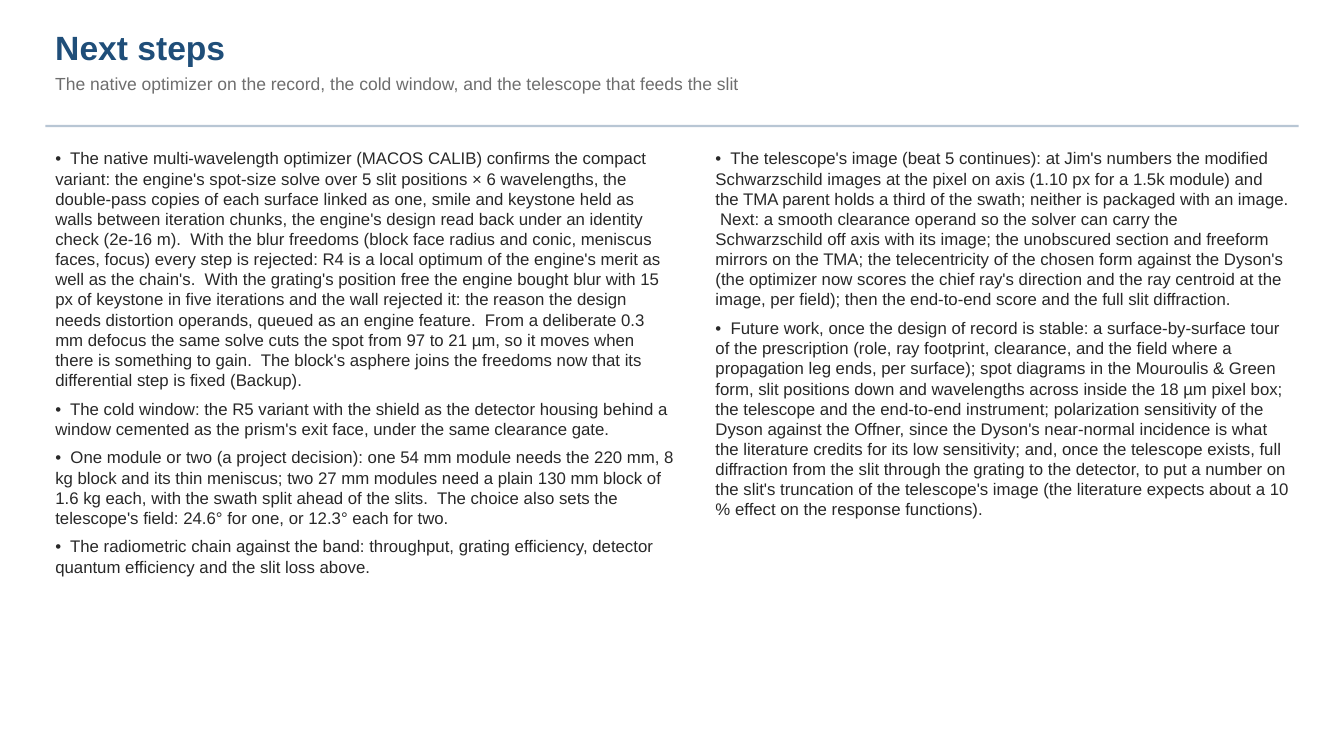
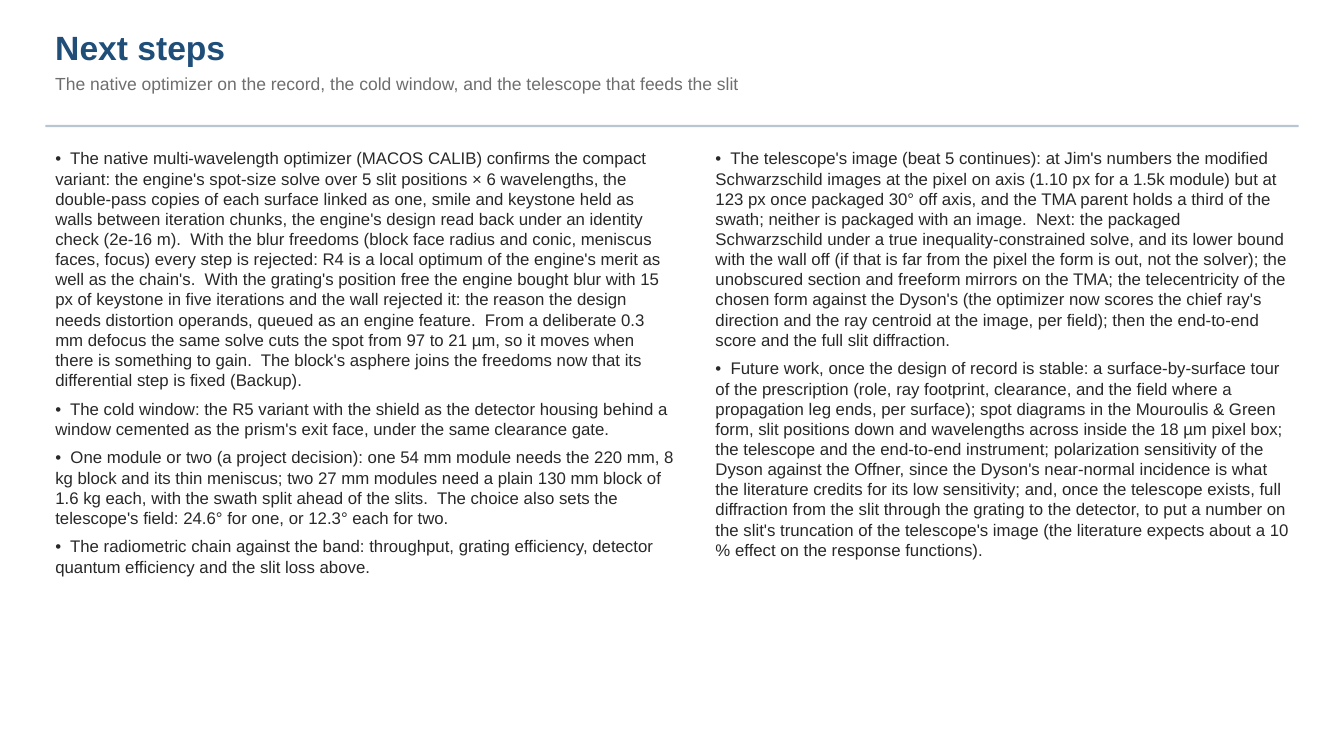
Before and after one commit to nasa-jpl/macos, a slide deck: slide 29 of demo_session/deck_dyson.pptx. Drawn at 1344x756 pixels with LibreOffice and Linux fonts; fonts in the diff are those of the drawing. Boxes give left, top, right and bottom in pixels: in the first picture for what was removed or moved away, otherwise in the second. Text is boxed around its words. In the diff, an @@ line names an element or a change of style, - is before the commit and + after.

```diff
--- a/demo_session/deck_dyson.pptx
+++ b/demo_session/deck_dyson.pptx
@@ text at bbox=[715, 152, 1286, 346]: text changed @@
-• The telescope's image (beat 5 continues): at Jim's numbers the modified Schwarzschild images at the pixel on axis (1.10 px for a 1.5k module) and the TMA parent holds a third of the swath; neither is packaged with an image. Next: a smooth clearance operand so the solver can carry the Schwarzschild off axis with its image; the unobscured section and freeform mirrors on the TMA; the telecentricity of the chosen form against the Dyson's (the optimizer now scores the chief ray's direction and the ray centroid at the image, per field); then the end-to-end score and the full slit diffraction.
+• The telescope's image (beat 5 continues): at Jim's numbers the modified Schwarzschild images at the pixel on axis (1.10 px for a 1.5k module) but at 123 px once packaged 30° off axis, and the TMA parent holds a third of the swath; neither is packaged with an image. Next: the packaged Schwarzschild under a true inequality-constrained solve, and its lower bound with the wall off (if that is far from the pixel the form is out, not the solver); the unobscured section and freeform mirrors on the TMA; the telecentricity of the chosen form against the Dyson's (the optimizer now scores the chief ray's direction and the ray centroid at the image, per field); then the end-to-end score and the full slit diffraction.
```
Also in this commit, not shown: 1 other slide changed, 1 other file.
